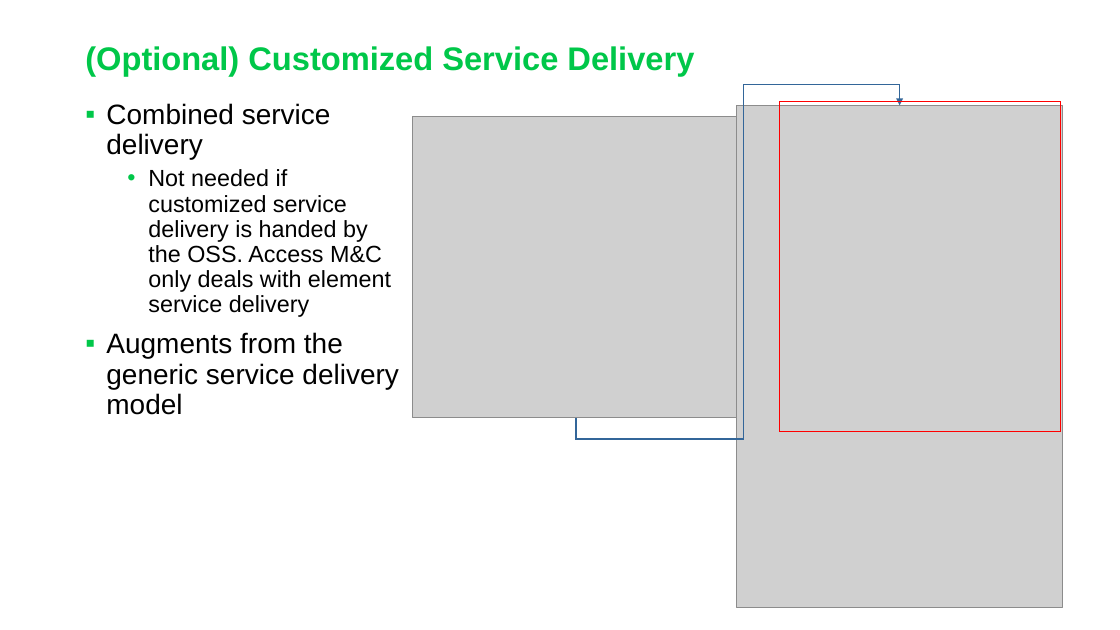
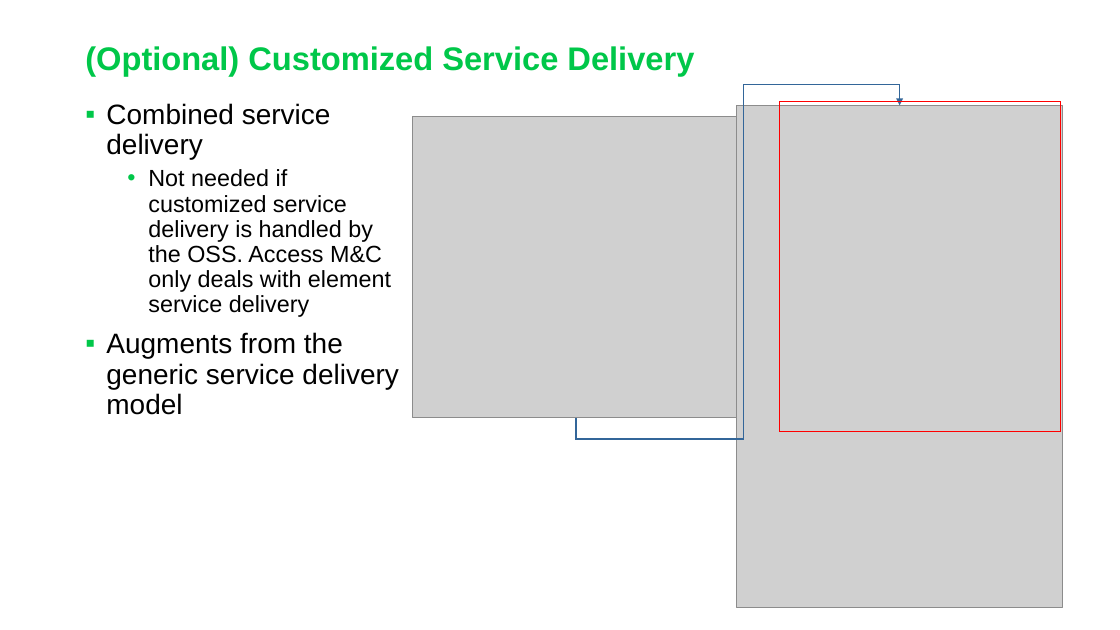
Before and after one commit to aguoietf/Public_material_for_standards, a slide deck: slide 7 of CONTRIB-xxxx-huawei-02 - NBI Design - Service Delivery - l00367051.pptx. Drawn at 1120x630 pixels with LibreOffice and Linux fonts; fonts in the diff are those of the drawing; grey boxes stand for pictures. Boxes give left, top, right and bottom in pixels: in the first picture for what was removed or moved away, otherwise in the second. Text is boxed around its words. In the diff, an @@ line names an element or a change of style, - is before the commit and + after.

```diff
--- a/CONTRIB-xxxx-huawei-02 - NBI Design - Service Delivery - l00367051.pptx
+++ b/CONTRIB-xxxx-huawei-02 - NBI Design - Service Delivery - l00367051.pptx
@@ text at (x1=148, y1=169, x2=391, y2=317): text changed @@
-  • Not needed if customized service delivery is handed by the OSS. Access M&C only deals with element service delivery
+  • Not needed if customized service delivery is handled by the OSS. Access M&C only deals with element service delivery
```
Also in this commit, not shown: 6 other slides changed, 2 other files.
